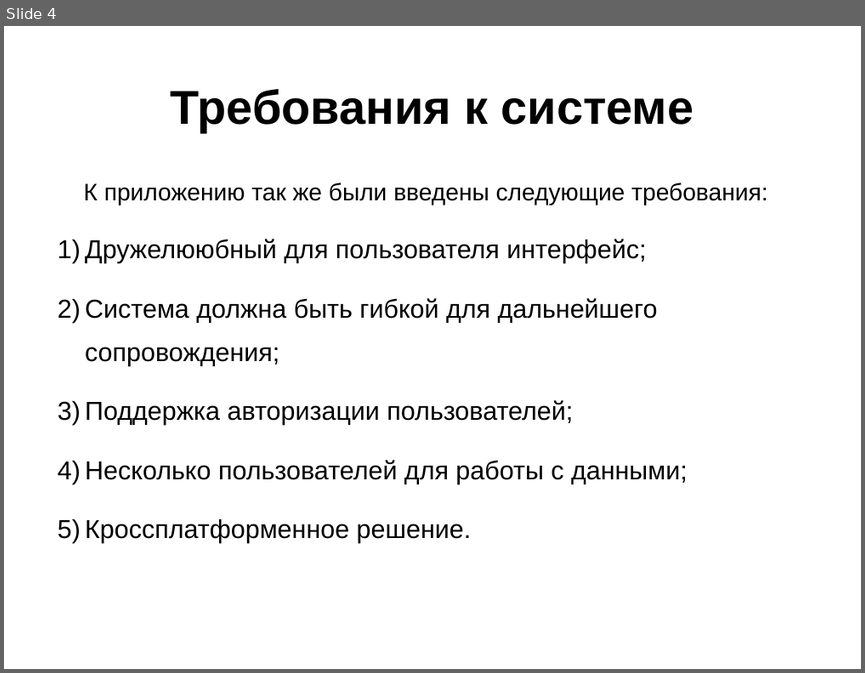
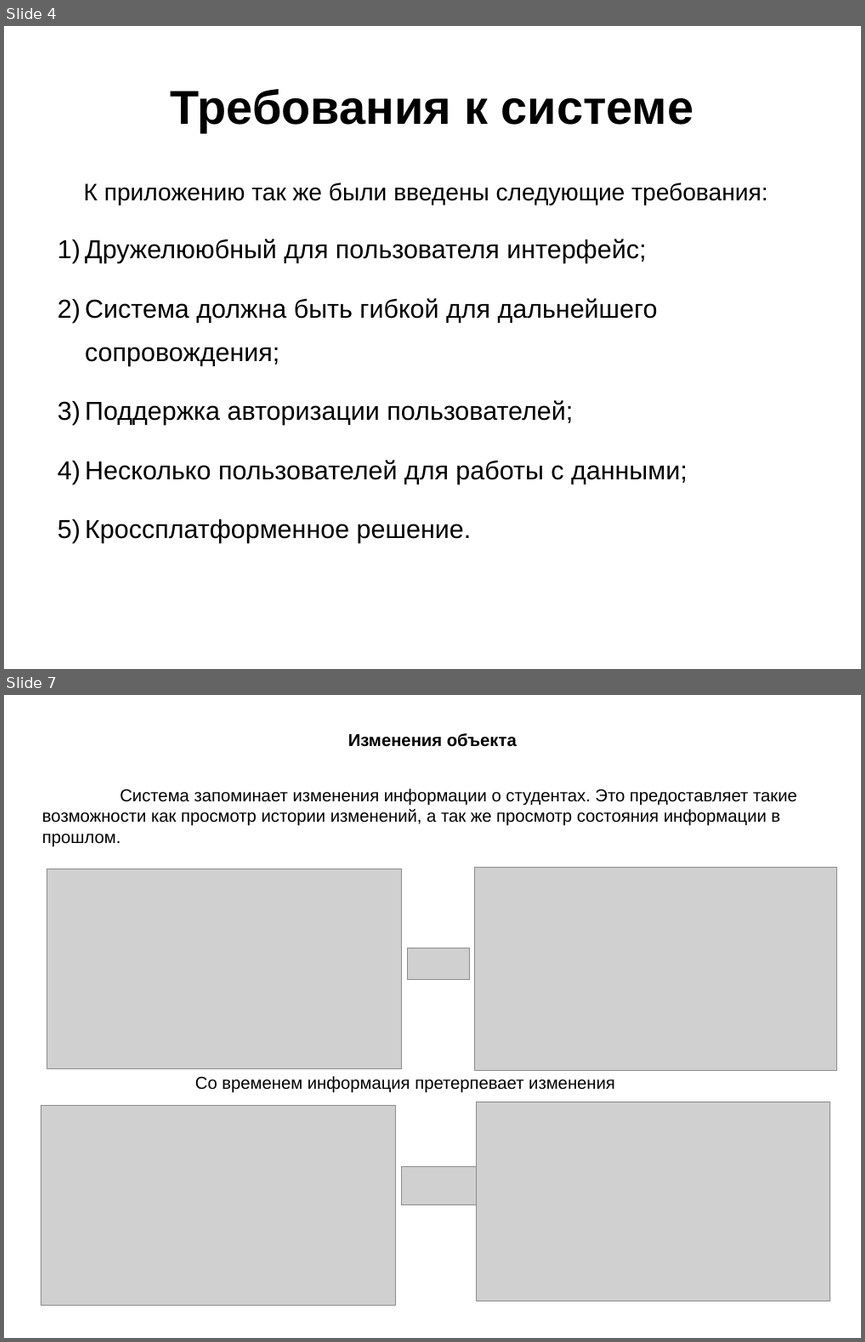
Before and after one commit to uak2/diplom, a slide deck: Презент по диплому.odp. Shown one above the other, each under a label of ours: slide 4 before the commit, slides 4 and 7 after it; the slides between them are not shown. The pictures are 865x673 and 865x1342 pixels, drawn with LibreOffice and Linux fonts; fonts in the diff are those of the drawing; grey boxes stand for pictures. Boxes give left, top, right and bottom in pixels: in the first picture for what was removed or moved away, otherwise in the second. Text is boxed around its words. In the diff, an @@ line names an element or a change of style, - is before the commit and + after.

```diff
--- a/Презент по диплому.odp
+++ b/Презент по диплому.odp
@@ slide 7 added at (4, 695, 861, 1338), background #FFFFFF @@
@@ text added at (348, 733, 517, 747), 16 pt, text #000000, bold @@
+Изменения объекта
@@ text added at (42, 789, 797, 847), 16 pt, text #000000 @@
+Система запоминает изменения информации о студентах. Это предоставляет такие возможности как просмотр истории изменений, а так же просмотр состояния информации в прошлом.
@@ picture added at (46, 869, 402, 1069) @@
@@ picture added at (474, 867, 837, 1071) @@
@@ picture added at (408, 947, 469, 980) @@
@@ text added at (195, 1076, 615, 1093), 16 pt, text #000000 @@
+Со временем информация претерпевает изменения
@@ picture added at (476, 1101, 830, 1301) @@
@@ picture added at (41, 1106, 396, 1305) @@
@@ picture added at (401, 1166, 476, 1205) @@
```
Also in this commit, not shown: 1 slide changed, 2 other slides added, 3 slides removed, 40 other files.
